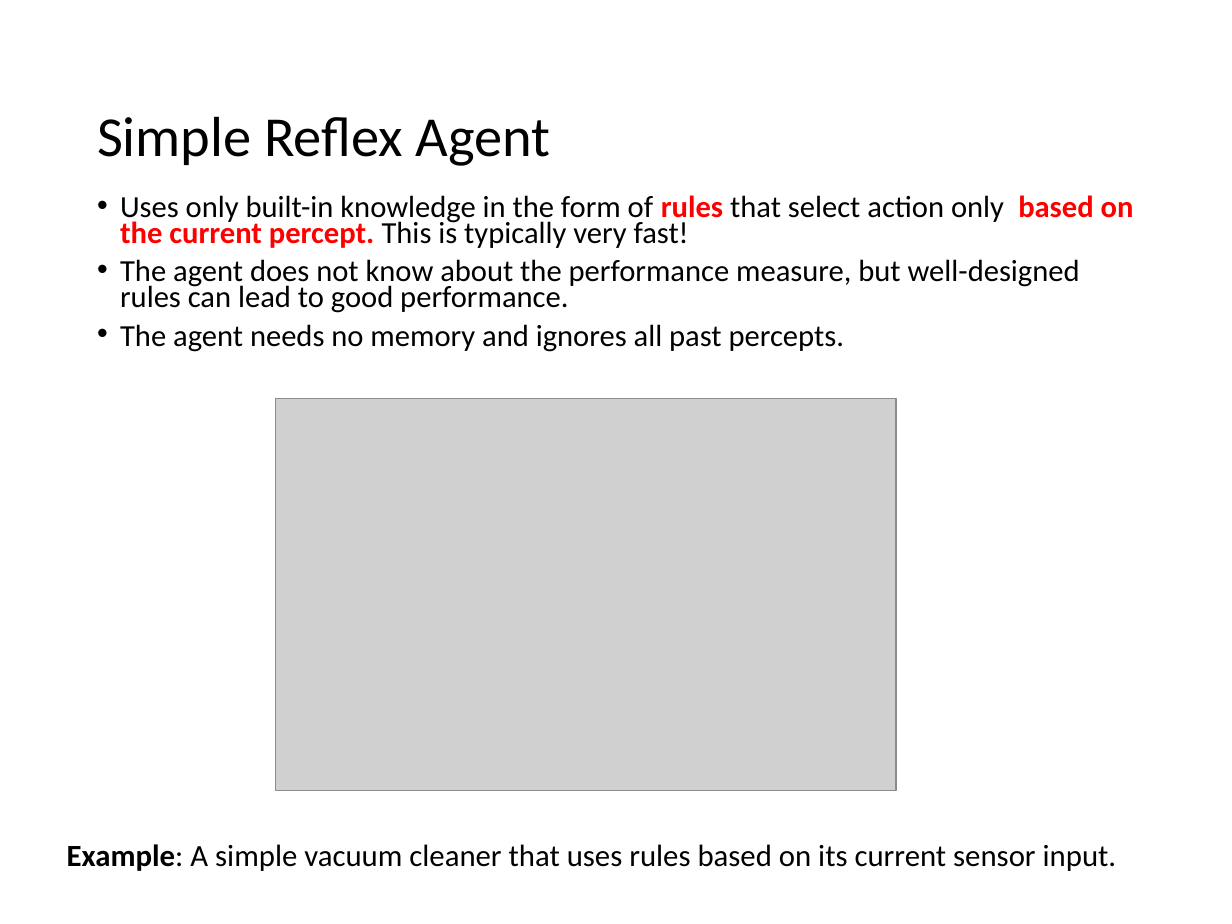
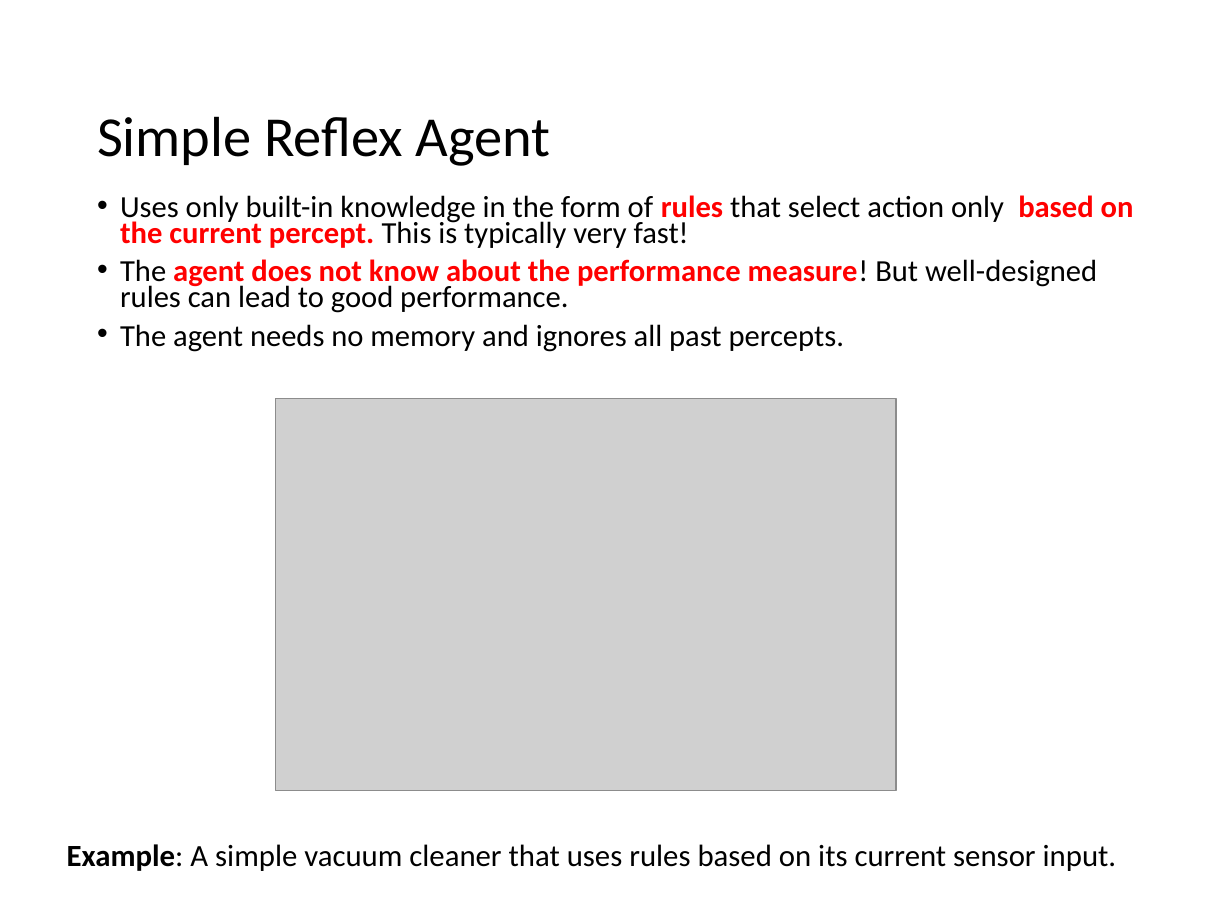
Before and after one commit to mhahsler/CS7320-AI, a slide deck: slide 21 of slides/02_agents.pptx. Drawn at 1232x924 pixels with LibreOffice and Linux fonts; fonts in the diff are those of the drawing; grey boxes stand for pictures. Boxes give left, top, right and bottom in pixels: in the first picture for what was removed or moved away, otherwise in the second. Text is boxed around its words. In the diff, an @@ line names an element or a change of style, - is before the commit and + after.

```diff
--- a/slides/02_agents.pptx
+++ b/slides/02_agents.pptx
@@ text at (120,259,1097,313): text changed @@
-• The agent does not know about the performance measure, but well-designed rules can lead to good performance.
+• The agent does not know about the performance measure! But well-designed rules can lead to good performance.
```
Also in this commit, not shown: 5 other slides changed, 1 slide added, 1 other file.
